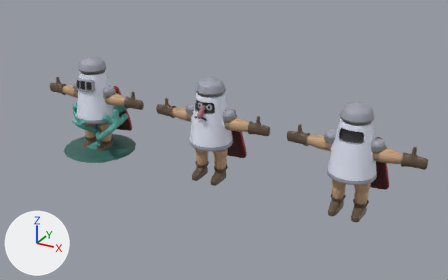
Two versions of the Blender file Modelos 3D/Salt Knight/PROJ/TRUE Salt Knight.blend, one commit apart.
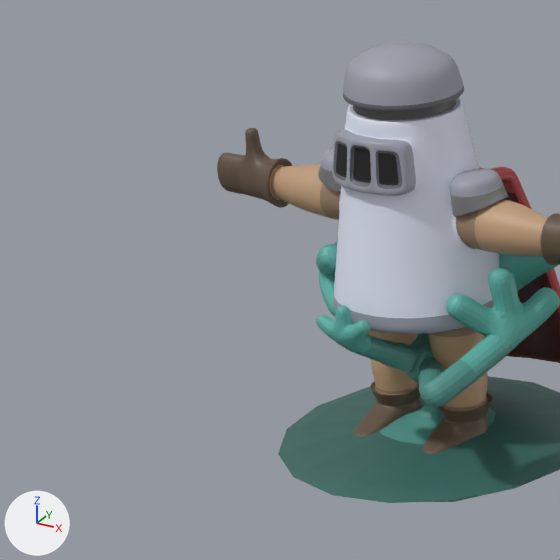
There are two pictures of each version: one whole from a camera (50 mm lens) standing at (19.8, -34.1, 20.1) and looking at (0.6, 0.7, 2.7), one close up on the part from 0% to 29% of the width and 17% to 63% of the height. Every picture has the same lights, and +X, +Y and +Z are marked at lower left.

Names of what the first close-up shows: 'Plane', 'Salt Knight COM ROSTO.004'.
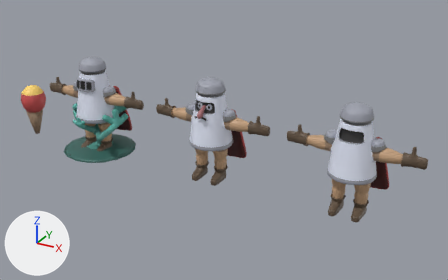
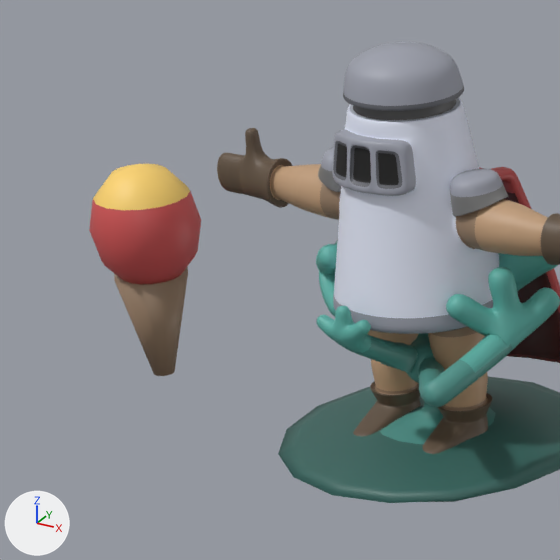
Changed parts and their boxes (x1, y1, x2, y2) in the close-ups (560 x 560 px):
'Cylinder', added
    after: (89, 164, 201, 376)

Edits to the bpy script that builds the scene:
```text
Add me_cylinder_001:
    me_cylinder_001.from_pydata(...)  # a 12-sided cut cone along z (radius 0.2 at the low end, 0.68 at the high end) spanning x -0.68..0.68, y -0.68..0.68, z 0.0..2.0; a UV sphere (16 segments, 6 rings, poles along z) spanning x -0.98..1.02, y -1.0..1.0, z 1.77..4.16
    me_cylinder_001.polygons.foreach_set('use_smooth', [True] * 132)
    me_cylinder_001.materials.append(mat_texture)  # picture img_salt_knight_text_png
Add ob_cylinder:
    ob_cylinder = bpy.data.objects.new('Cylinder', me_cylinder_001)
    ob_cylinder.location = (-16.59, 0.0, 0.0)
```
